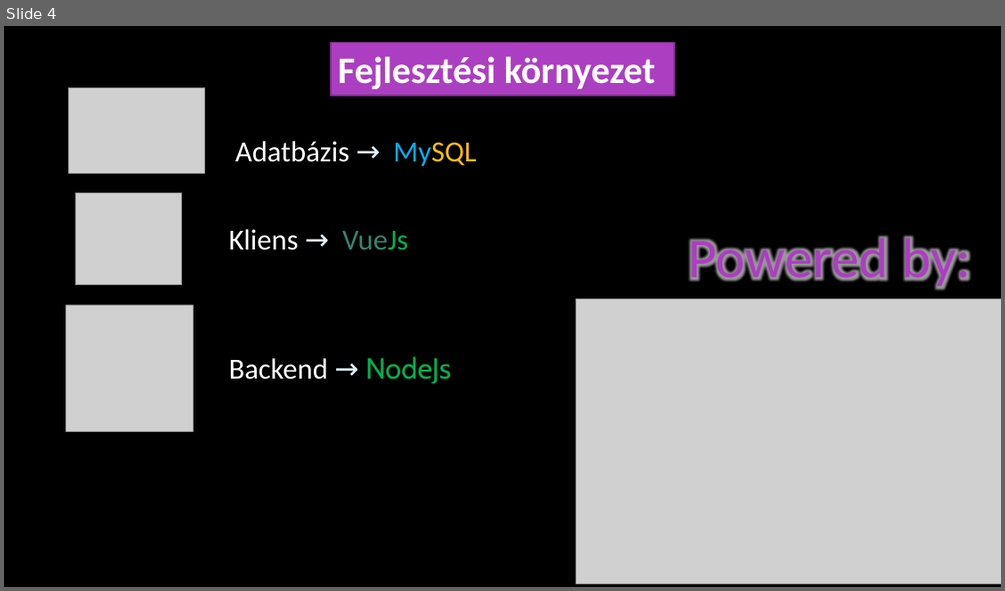
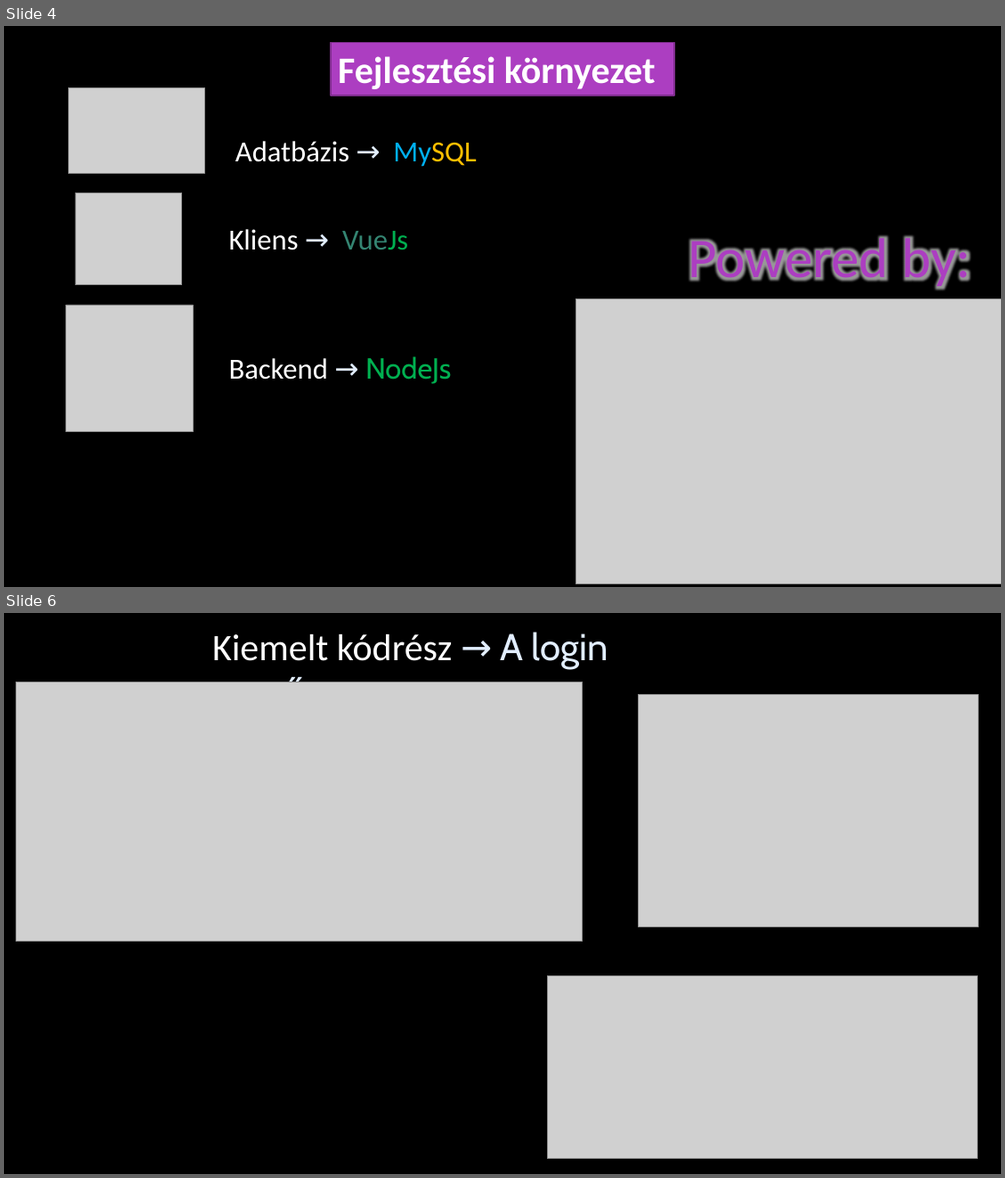
Before and after one commit to OokamiB7/webaruhazAutok, a slide deck: Presentation.pptx. Shown one above the other, each under a label of ours: slide 4 before the commit, slides 4 and 6 after it; the slides between them are not shown. The pictures are 1005x591 and 1005x1178 pixels, drawn with LibreOffice and Linux fonts; fonts in the diff are those of the drawing; grey boxes stand for pictures; background and template pictures are left out. Boxes give left, top, right and bottom in pixels: in the first picture for what was removed or moved away, otherwise in the second. Text is boxed around its words. In the diff, an @@ line names an element or a change of style, - is before the commit and + after.

```diff
--- a/Presentation.pptx
+++ b/Presentation.pptx
@@ slide 6 added at box(4, 613, 1001, 1174), background picture (left out) @@
@@ text added at box(212, 632, 608, 682), 36 pt, text #FFFFFF @@
+Kiemelt kódrész → A login mező
@@ picture added at box(16, 682, 582, 941) @@
@@ picture added at box(638, 695, 979, 926) @@
@@ picture added at box(548, 976, 978, 1159) @@
```
Also in this commit, not shown: 1 slide changed, 2 other slides added, 2 other files.
